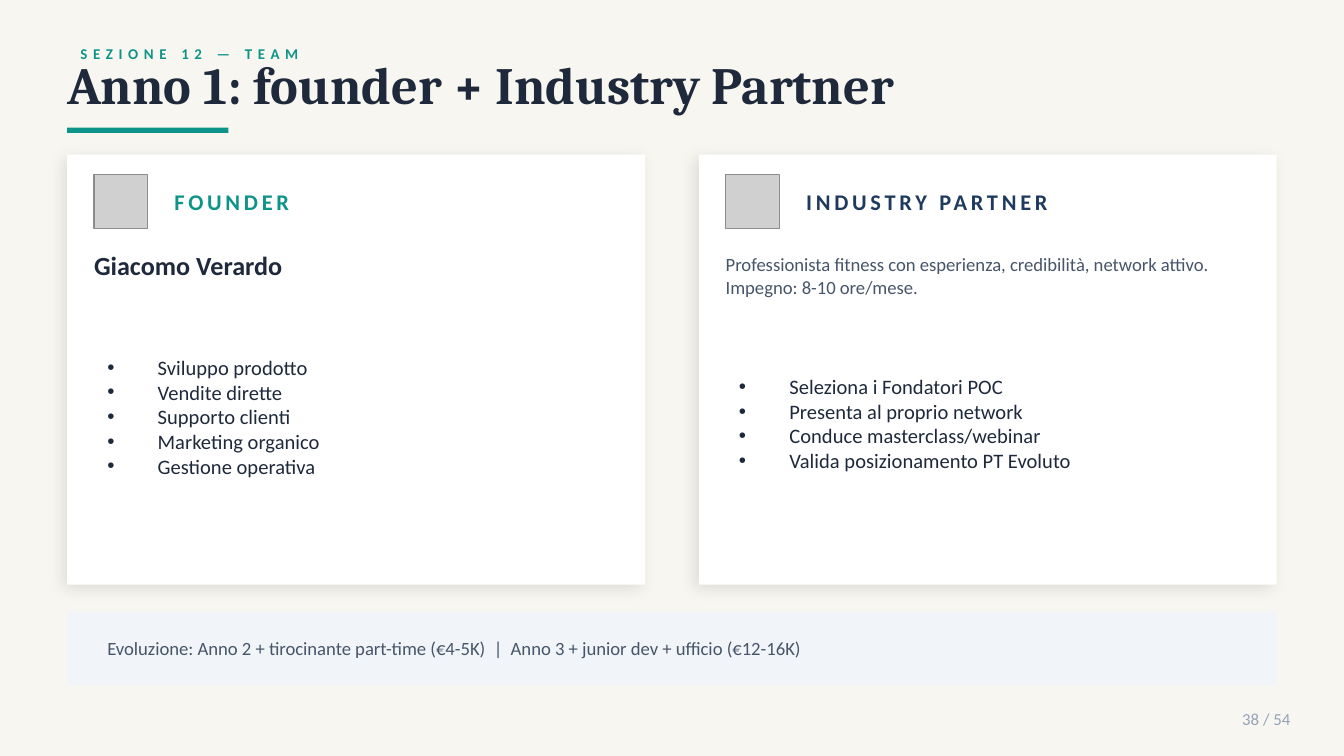
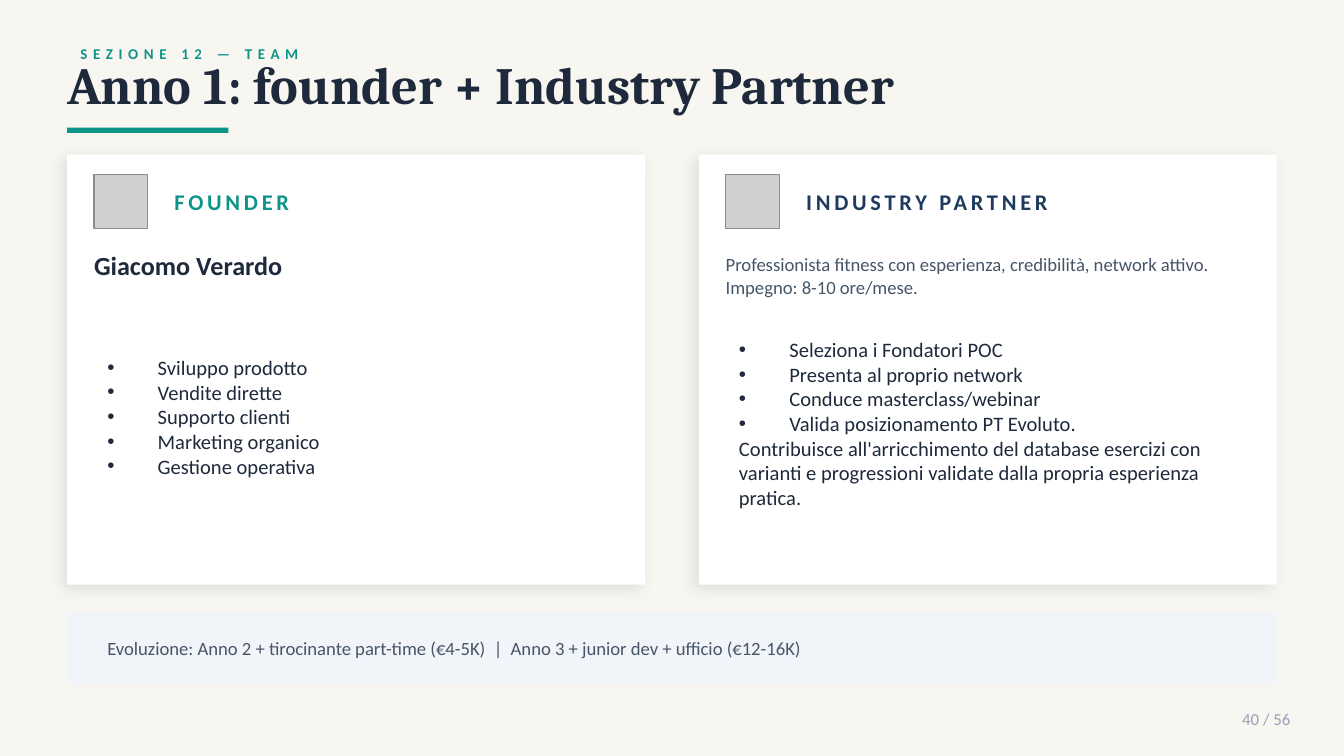
Before and after one commit to gverardo87-lab/FitManager_Studio-, a slide deck: slide 40 of FitManager_Business_Plan_2026.pptx (slide 38 before the commit). Drawn at 1344x756 pixels with LibreOffice and Linux fonts; fonts in the diff are those of the drawing; grey boxes stand for pictures. Boxes give left, top, right and bottom in pixels: in the first picture for what was removed or moved away, otherwise in the second. Text is boxed around its words. In the diff, an @@ line names an element or a change of style, - is before the commit and + after.

```diff
--- a/FitManager_Business_Plan_2026.pptx
+++ b/FitManager_Business_Plan_2026.pptx
@@ text at (739,416,1200,509): text changed @@
-• Valida posizionamento PT Evoluto
+• Valida posizionamento PT Evoluto.
+Contribuisce all'arricchimento del database esercizi con varianti e progressioni validate dalla propria esperienza pratica.
@@ text at (1242,714,1290,725): text changed @@
-38 / 54
+40 / 56
```
Also in this commit, not shown: 53 other slides changed, 2 slides added, 8 other files.
